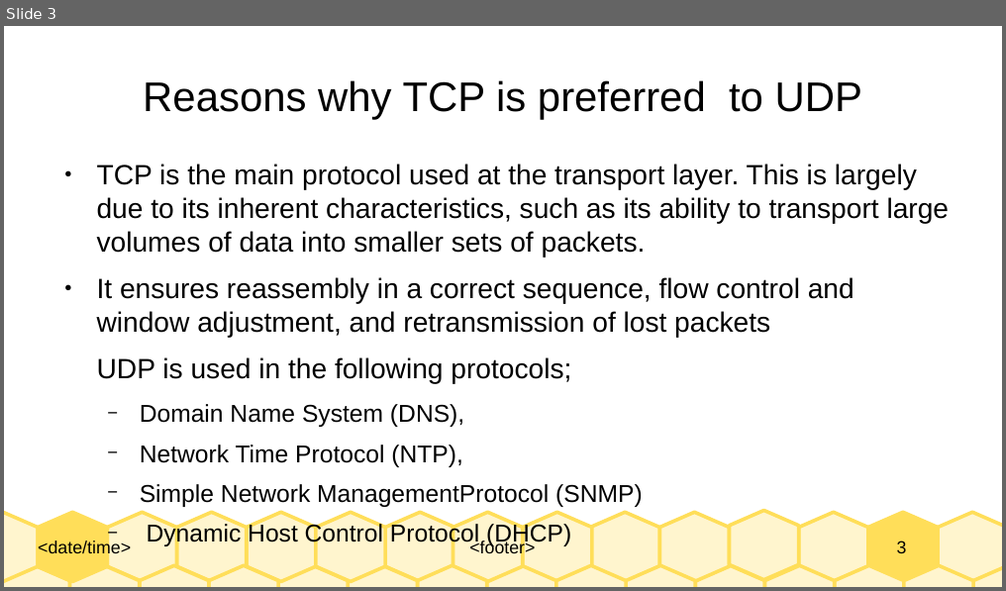
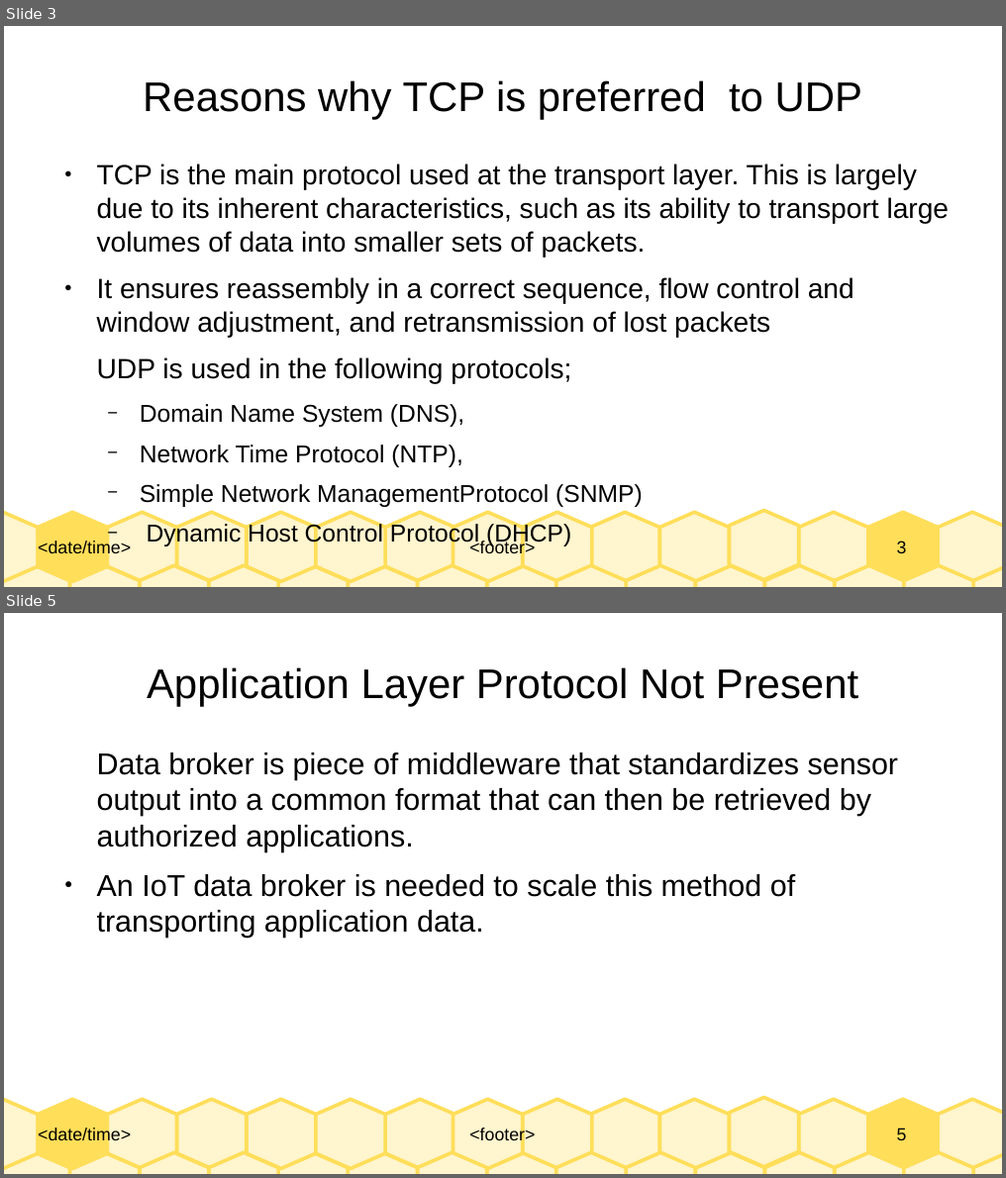
Before and after one commit to Dihfahsih1/Masters-Software-Engineering, a slide deck: yr-sem1/IoT/chapter-6-slides.odp. Shown one above the other, each under a label of ours: slide 3 before the commit, slides 3 and 5 after it; the slides between them are not shown. The pictures are 1006x591 and 1006x1178 pixels, drawn with LibreOffice and Linux fonts; fonts in the diff are those of the drawing. Boxes give left, top, right and bottom in pixels: in the first picture for what was removed or moved away, otherwise in the second. Text is boxed around its words. In the diff, an @@ line names an element or a change of style, - is before the commit and + after.

```diff
--- a/yr-sem1/IoT/chapter-6-slides.odp
+++ b/yr-sem1/IoT/chapter-6-slides.odp
@@ slide 5 added at (x1=4, y1=613, x2=1002, y2=1174), background #FFFFFF; not listed: 33 template elements that a slide beside it also shows @@
@@ title added at (x1=147, y1=667, x2=858, y2=707), 33 pt, text #000000 @@
+Application Layer Protocol Not Present
@@ text added at (x1=97, y1=753, x2=898, y2=938), 24 pt, text #000000 @@
+Data broker is piece of middleware that standardizes sensor output into a common format that can then be retrieved by authorized applications.
+● An IoT data broker is needed to scale this method of transporting application data.
```
Also in this commit, not shown: 1 slide changed, 2 other slides added, 2 other files.
